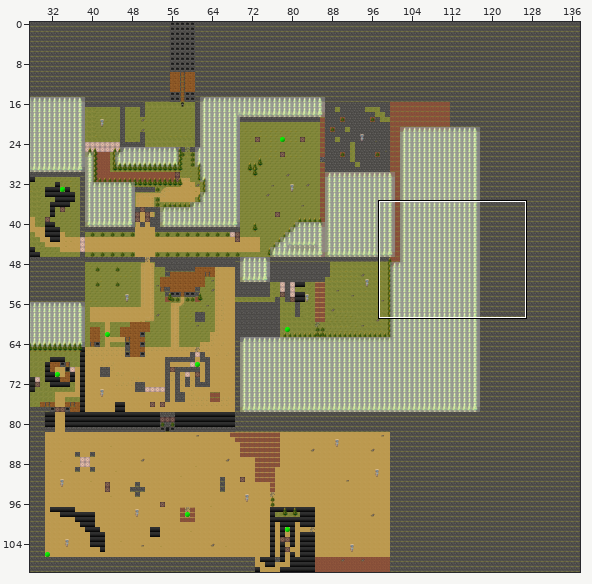
Tiled map -- assets/levels/level1.tmx. The picture above shows the old version from afar; the outline marks the close-up.
Close-up. The starting point:
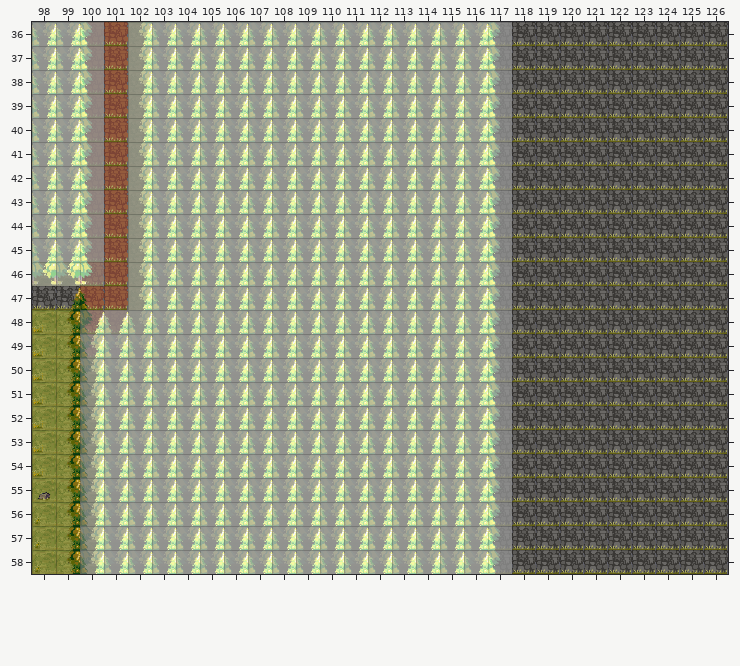
Cells are 32x32 px. Shown: x 98..126, y 36..58. The commit also changed other parts of the map, which this record leaves out.
Once edited:
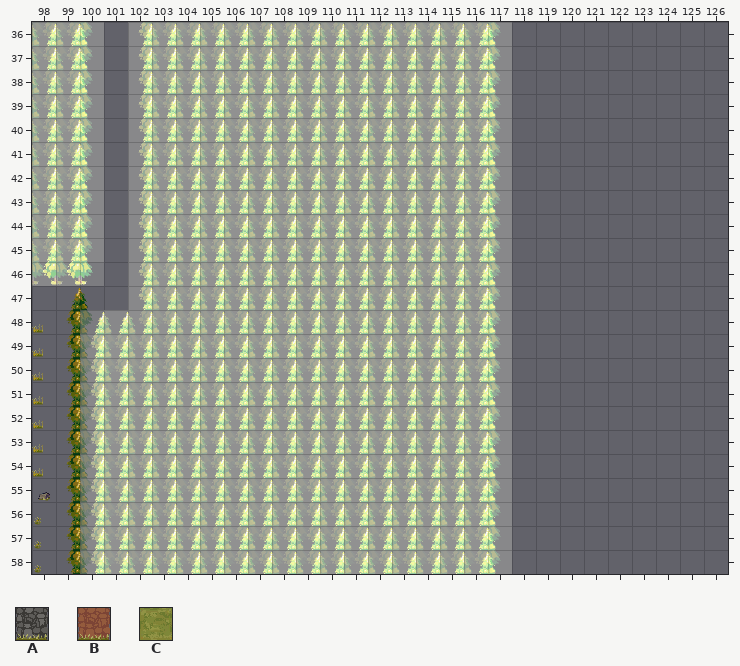
Key: from "terrain": A 84 "level2-stone-textured-1", B 85 "level2-dirt-textured-1", C 129 "level2-new-floor-grass2".
_ is an empty cell.
Change:
Layer "terrain" (now hidden):
Tile A is removed in rows 36 to 46 at x 118 to 126; in row 47 at x 98 to 99 and 118 to 126; in rows 48 to 58 at x 118 to 126.
Tile B is removed in rows 36 to 45 at x 101; in rows 46 to 47 at x 100 to 101; in row 48 at x 100.
Tile C is removed in rows 48 to 58 at x 98 to 99.
